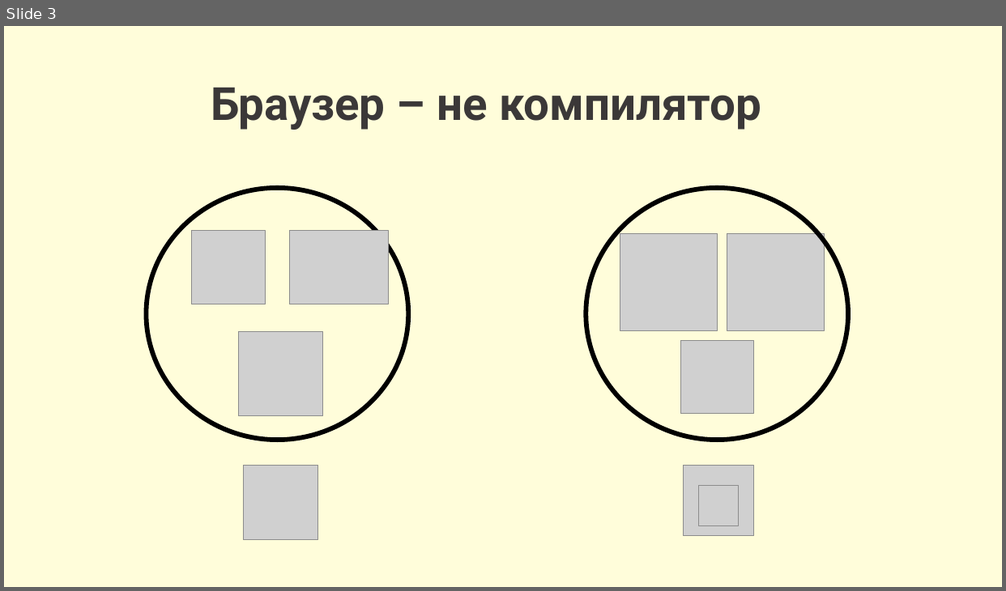
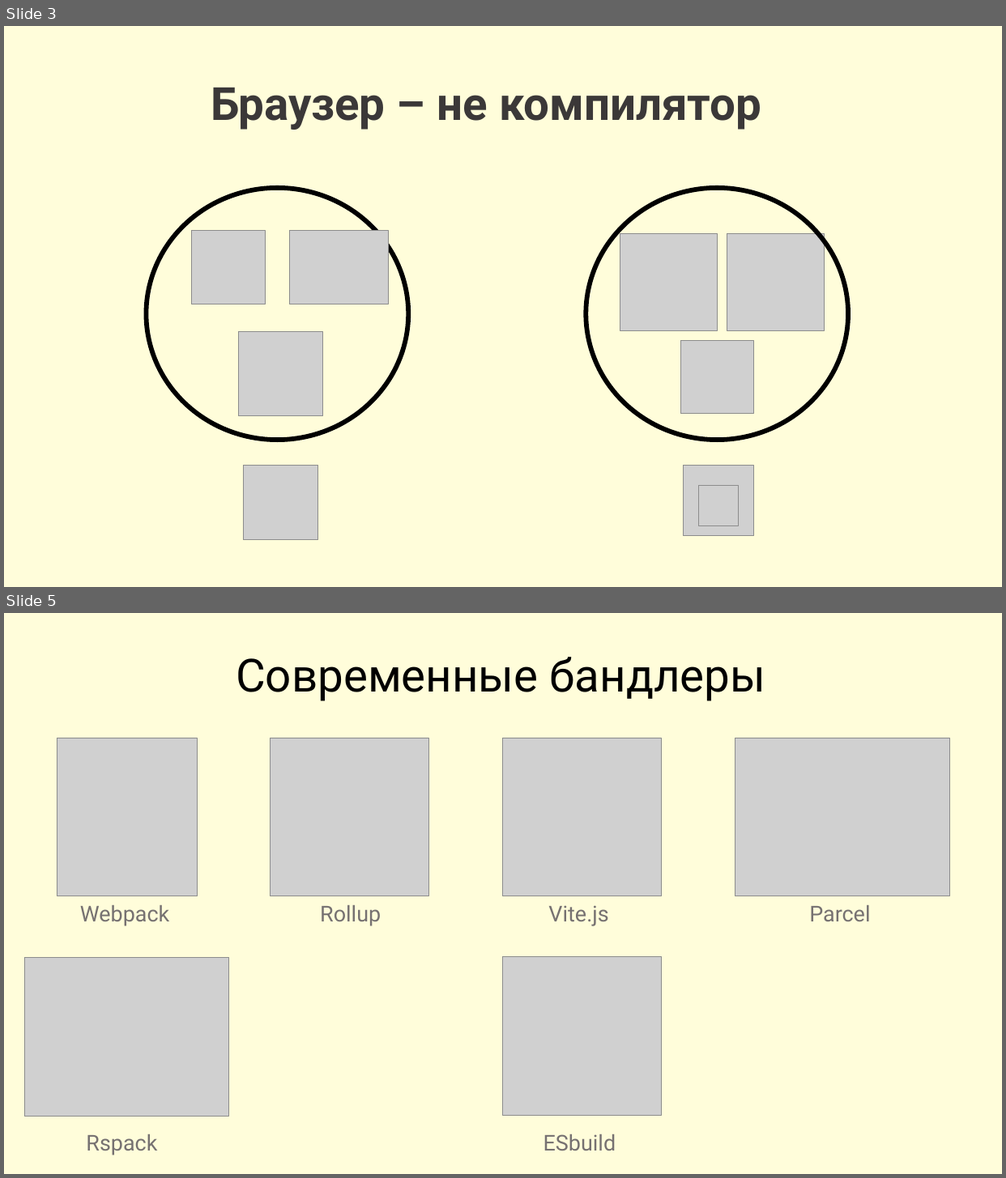
Before and after one commit to kheruvimovv/obsidian-vault, a slide deck: my-brain/Лекция GS/Сборка Angular приложения.pptx. Shown one above the other, each under a label of ours: slide 3 before the commit, slides 3 and 5 after it; the slides between them are not shown. The pictures are 1006x591 and 1006x1178 pixels, drawn with LibreOffice and Linux fonts; fonts in the diff are those of the drawing; grey boxes stand for pictures. Boxes give left, top, right and bottom in pixels: in the first picture for what was removed or moved away, otherwise in the second. Text is boxed around its words. In the diff, an @@ line names an element or a change of style, - is before the commit and + after.

```diff
--- a/my-brain/Лекция GS/Сборка Angular приложения.pptx
+++ b/my-brain/Лекция GS/Сборка Angular приложения.pptx
@@ slide 5 added at (4, 613, 1002, 1174), background #FFFDDA @@
@@ text added at (236, 657, 765, 701), 44 pt, text #000000 @@
+Современные бандлеры
@@ picture added at (57, 738, 197, 897) @@
@@ picture added at (270, 738, 428, 897) @@
@@ picture added at (503, 738, 661, 897) @@
@@ picture added at (735, 738, 950, 897) @@
@@ text added at (80, 905, 169, 926), 21 pt, text #767171 @@
+Webpack
@@ text added at (320, 905, 381, 926), 21 pt, text #767171 @@
+Rollup
@@ text added at (548, 905, 608, 926), 21 pt, text #767171 @@
+Vite.js
@@ text added at (809, 905, 870, 922), 21 pt, text #767171 @@
+Parcel
@@ picture added at (24, 958, 228, 1117) @@
@@ picture added at (503, 956, 661, 1115) @@
@@ text added at (86, 1135, 157, 1156), 21 pt, text #767171 @@
+Rspack
@@ text added at (543, 1135, 616, 1151), 21 pt, text #767171 @@
+ESbuild
```
Also in this commit, not shown: 1 slide changed, 3 other slides added, 6 other files.
